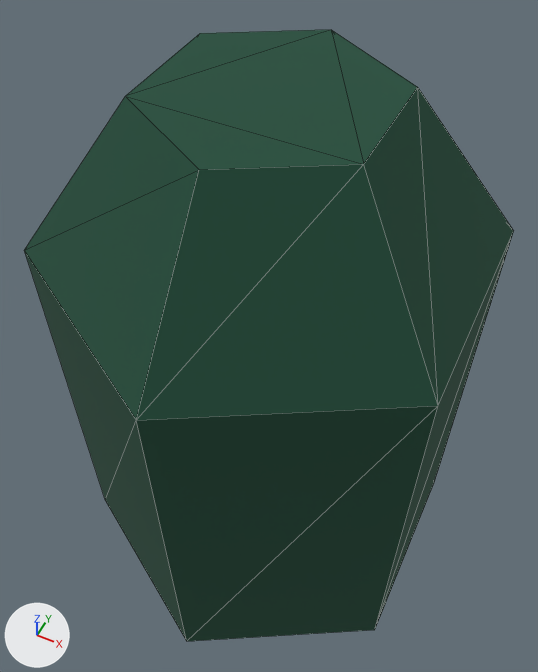
The glTF model assets/models/generic/lottery_cabin.glb: old version first, new version second.
Camera for both pictures: a camera (50 mm lens) standing at (1.54, -3.12, 6.02) and looking at (-0.04, 0.05, 2.05). The lights are fixed; the arrows at lower left show +X, +Y and +Z. The picture after the commit comes second. Mesh edges are drawn as thin lines. Objects named as collision shapes, trigger or cutter boxes, shadow casters or lower levels of detail are left out. Where no turn or scale is listed for an object, it has been applied to the vertices. Vertices at exactly the same position are counted once.
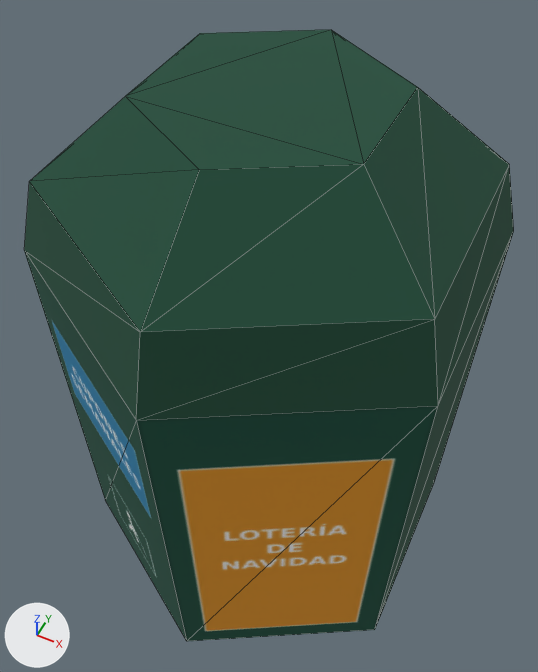
The change, as JSON lines over the scene's bpy script:
```json
{"op": "add", "block": "img_lottery_window", "code": ["img_lottery_window = load_image('lottery_window', '_unpacked/lottery_window', 150, 300, 'sRGB')"]}
{"op": "add", "block": "img_lottery_blue", "code": ["img_lottery_blue = load_image('lottery_blue', '_unpacked/lottery_blue', 96, 192, 'sRGB')"]}
{"op": "add", "block": "img_lottery_orange", "code": ["img_lottery_orange = load_image('lottery_orange', '_unpacked/lottery_orange', 96, 192, 'sRGB')"]}
{"op": "remove", "block": "mat_orange", "code": "mat_orange.base_color = (0.694, 0.184, 0.0232)  # orange #d9772a"}
{"op": "add", "block": "mat_orange", "code": "mat_orange.texture = img_lottery_orange"}
{"op": "set", "path": "mat_orange.roughness", "old": "0.5", "new": "1.0"}
{"op": "add", "block": "mat_window", "code": ["mat_window = principled_material('Window')", "mat_window.texture = img_lottery_window", "mat_window.roughness = 1.0"]}
{"op": "add", "block": "mat_blue", "code": ["mat_blue = principled_material('Blue')", "mat_blue.texture = img_lottery_blue", "mat_blue.roughness = 1.0"]}
{"block": "me_circle", "where": "# used by ob_circle; location = (0.0, 0.0, 0.0)"}
{"op": "remove", "block": "me_circle", "code": "me_circle.from_pydata(...)  # 18 vertices, 28 faces; spans x -1.3..1.3, y -1.5..1.5, z 0.0..4.0"}
{"op": "add", "block": "me_circle", "code": "me_circle.from_pydata(...)  # 24 vertices, 40 faces; spans x -1.3..1.3, y -1.5..1.5, z 0.0..4.0"}
{"block": "me_circle", "change": "me_circle part 1"}
{"block": "me_circle", "change": "12 faces are deleted"}
{"block": "me_circle", "change": "6 vertices are added at (-1.17, 0.68, 3.5), (0.0, 1.35, 3.5), (1.17, 0.68, 3.5), (1.17, -0.68, 3.5), (0.0, -1.35, 3.5), (-1.17, -0.68, 3.5)"}
{"block": "me_circle", "change": "24 new faces join them, mat_green (dark green #1f4d3a)"}
{"block": "me_circle", "change": "me_circle part 2: 2 faces spanning x 0.0..1.3, y -1.5..-0.75, z 0.0..3.0 switch from mat_green (dark green #1f4d3a) to mat_orange (picture img_lottery_orange)"}
{"block": "me_circle", "change": "me_circle part 3: 4 faces spanning x -1.3..1.3, y -1.5..1.5, z 0.0..3.0 switch from mat_green (dark green #1f4d3a) to mat_blue (picture img_lottery_blue)"}
{"op": "add", "block": "me_circle", "code": "me_circle.materials.append(mat_window)  # picture img_lottery_window"}
```

Location of each change, (x1, y1, x2, y2) in pixels of the pictures (538 x 672 px):
```json
{"object": "Circle", "change": "surface changed, reshaped", "before": [24, 30, 514, 641], "after": [24, 30, 514, 641], "on screen": "dark green to brown"}
{"part": 1, "of": "me_circle", "change": "built on", "before": [24, 88, 514, 421], "after": [24, 87, 514, 421]}
{"part": 2, "of": "me_circle", "change": "recoloured", "before": [137, 406, 425, 634], "after": [137, 406, 425, 634], "on screen": "dark green to brown"}
{"part": 3, "of": "me_circle", "change": "recoloured", "before": [49, 318, 159, 580], "after": [49, 318, 159, 580], "on screen": "dark green to blue"}
```
